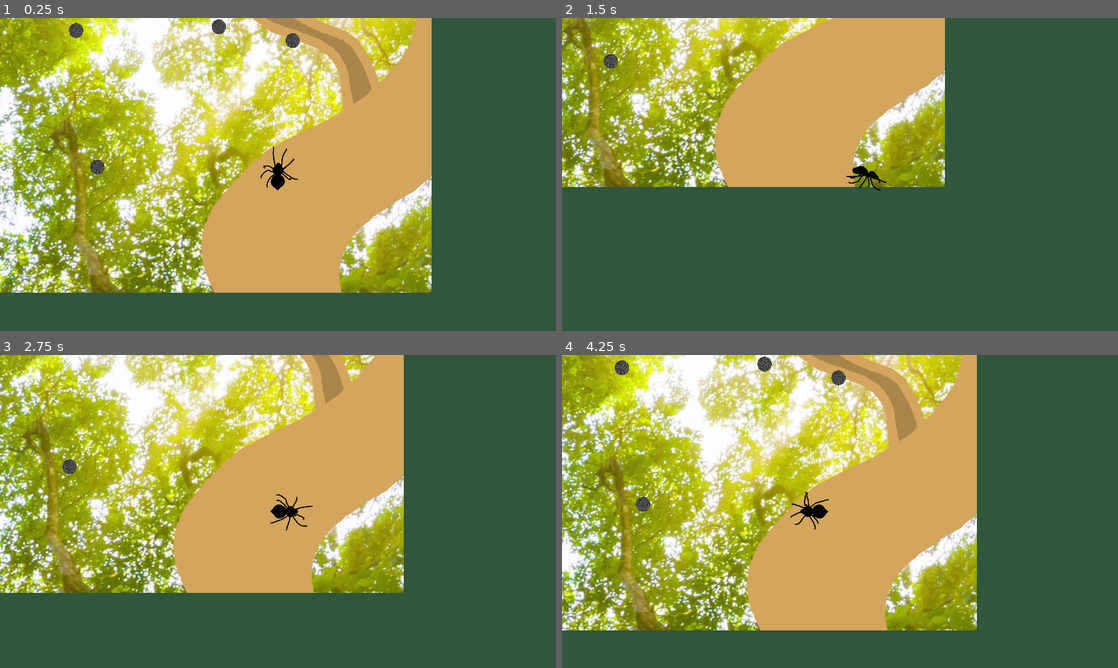
Above: before the commit, frames 1-4 (two rows, left to right).
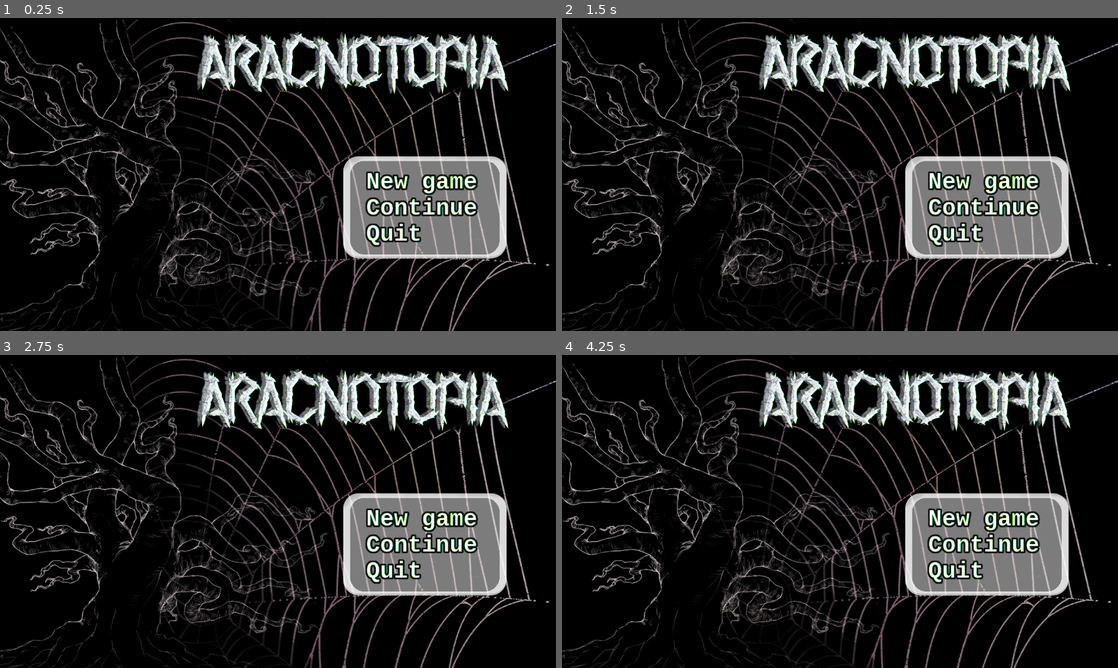
Above: after the commit, the same moments.

Repository: MarmotaGames/aracnotopia
Game: Godot game, scene res://levels/menu/MainMenu.tscn
The game is run twice, just before and just after one commit, with the same random seed, the same clock (stepped at 60 frames per second) and the same inputs. Before the commit the project starts from res://levels/main/main.tscn.
Inputs (mouse positions are in pixels of both pictures, inside the frame that each line leads up to):
- Up to frame 1 (0.25 s): no input
- Up to frame 2 (1.5 s): tap Enter at 0.5 s; move the mouse to (962, 158) at 0.52 s; hold Right (ui_right) 0.53-1.28 s; tap Ctrl (attachOrDetachFromArea) at 0.6 s; click (962, 158) at 0.67 s; move the mouse to (728, 190) at 1.27 s; hold Down (ui_down) from 1.28 s (still down); tap L (dropFromWeb) at 1.35 s
- Up to frame 3 (2.75 s): move the mouse to (333, 442) at 2.02 s; release Down (ui_down) at 2.03 s; press the mouse at (333, 442) at 2.03 s; hold Right (ui_right) from 2.03 s (still down)
- Up to frame 4 (4.25 s): move the mouse to (812, 574) at 2.77 s; release Right (ui_right) at 2.78 s; release the mouse at (812, 574) at 2.78 s; hold Up (ui_up) 2.78-3.53 s; tap Ctrl (attachOrDetachFromArea) at 2.85 s; click (812, 574) at 2.92 s; move the mouse to (1006, 558) at 3.52 s; hold Left (ui_left) from 3.53 s (still down); tap L (dropFromWeb) at 3.6 s

The runs differ from the first frame. In frame 1, 99% of the frame differs, in the area x 0-100%, y 0-100%; in frame 2, 99%; in frame 3, 99%; in frame 4, 99%.

Commit message:
Improve presentation a bit

Diff:
--- a/GodotProject/levels/hub/GreatWeb.tscn
+++ b/GodotProject/levels/hub/GreatWeb.tscn
@@ -7,7 +7,7 @@
 [sub_resource type="RectangleShape2D" id=1]
 
 custom_solver_bias = 0.0
-extents = Vector2( 10, 10 )
+extents = Vector2( 2.36207, 42.6093 )
 
 [node name="Root" type="Node2D"]
 
@@ -15,16 +15,16 @@
 
 [node name="Spider" parent="." index="0" instance=ExtResource( 1 )]
 
-position = Vector2( 673.127, 530.443 )
-_sections_unfolded = [ "Collision" ]
+position = Vector2( 1167.74, 595.859 )
 
 [node name="TheWebSprite" type="Sprite" parent="." index="1"]
 
+modulate = Color( 1, 1, 1, 0.861882 )
 show_behind_parent = true
-position = Vector2( 1050, 605 )
-scale = Vector2( 1.5, 1.35 )
+position = Vector2( 1164.63, 630.228 )
+scale = Vector2( 2.5, 2.5 )
 texture = ExtResource( 2 )
-_sections_unfolded = [ "Transform", "Z Index" ]
+_sections_unfolded = [ "Transform", "Visibility", "Z Index" ]
 
 [node name="UP" type="Area2D" parent="." index="2"]
 
@@ -40,7 +40,7 @@
 
 [node name="LevelUP" type="CollisionShape2D" parent="UP" index="0"]
 
-position = Vector2( 1050, 0 )
+position = Vector2( 1170.78, 56.5096 )
 scale = Vector2( 50, 3 )
 shape = SubResource( 1 )
 _sections_unfolded = [ "Transform" ]
--- a/GodotProject/levels/hub/UP.gd
+++ b/GodotProject/levels/hub/UP.gd
@@ -1,4 +1,4 @@
 extends Area2D
 
 func _on_UP_area_entered(area):
-	get_tree().change_scene("res://levels//main//main.tscn")
+	get_tree().change_scene("res://levels//newWebTest//SpidermanTest.tscn")
--- a/GodotProject/levels/menu/MainMenu.tscn
+++ b/GodotProject/levels/menu/MainMenu.tscn
@@ -1,14 +1,15 @@
-[gd_scene load_steps=5 format=2]
+[gd_scene load_steps=6 format=2]
 
 [ext_resource path="res://levels/menu/Menu.gd" type="Script" id=1]
-[ext_resource path="res://fonts/HELR45W.ttf" type="DynamicFontData" id=2]
+[ext_resource path="res://assets/title/title720p.png" type="Texture" id=2]
+[ext_resource path="res://fonts/HELR45W.ttf" type="DynamicFontData" id=3]
 
 [sub_resource type="DynamicFont" id=1]
 
 size = 50
 use_mipmaps = false
 use_filter = false
-font_data = ExtResource( 2 )
+font_data = ExtResource( 3 )
 _sections_unfolded = [ "Font", "Settings" ]
 
 [sub_resource type="DynamicFont" id=2]
@@ -16,10 +17,10 @@
 size = 45
 use_mipmaps = true
 use_filter = true
-font_data = ExtResource( 2 )
+font_data = ExtResource( 3 )
 _sections_unfolded = [ "Font", "Settings" ]
 
-[node name="MainMenu" type="Control"]
+[node name="MainMenu" type="Control" index="0"]
 
 anchor_left = 0.0
 anchor_top = 0.0
@@ -35,8 +36,15 @@
 size_flags_vertical = 1
 script = ExtResource( 1 )
 
-[node name="Label" type="Label" parent="." index="0"]
+[node name="Sprite" type="Sprite" parent="." index="0"]
 
+texture = ExtResource( 2 )
+centered = false
+_sections_unfolded = [ "Offset" ]
+
+[node name="Label" type="Label" parent="." index="1"]
+
+visible = false
 anchor_left = 0.0
 anchor_top = 0.0
 anchor_right = 0.0
@@ -58,16 +66,17 @@
 max_lines_visible = -1
 _sections_unfolded = [ "custom_fonts" ]
 
-[node name="Play" type="Button" parent="." index="1"]
+[node name="Play" type="Button" parent="." index="2"]
 
+modulate = Color( 1, 1, 1, 0 )
 anchor_left = 0.0
 anchor_top = 0.0
 anchor_right = 0.0
 anchor_bottom = 0.0
-margin_left = 329.0
-margin_top = 128.0
-margin_right = 678.0
-margin_bottom = 241.0
+margin_left = 832.0
+margin_top = 341.0
+margin_right = 1111.0
+margin_bottom = 407.0
 rect_pivot_offset = Vector2( 0, 0 )
 rect_clip_content = false
 focus_mode = 2
@@ -83,6 +92,6 @@
 text = "PLAY"
 flat = false
 align = 1
-_sections_unfolded = [ "custom_fonts" ]
+_sections_unfolded = [ "Visibility", "custom_fonts" ]
 
 [connection signal="pressed" from="Play" to="." method="_on_Play_pressed"]
--- a/GodotProject/levels/newWebTest/SpidermanTest.tscn
+++ b/GodotProject/levels/newWebTest/SpidermanTest.tscn
@@ -1,20 +1,29 @@
-[gd_scene load_steps=6 format=2]
+[gd_scene load_steps=7 format=2]
 
-[ext_resource path="res://objects/Plataforma.tscn" type="PackedScene" id=1]
-[ext_resource path="res://player/Player_rigido.tscn" type="PackedScene" id=2]
-[ext_resource path="res://objects/RoundStone.tscn" type="PackedScene" id=3]
-[ext_resource path="res://areas/DeathArea.tscn" type="PackedScene" id=4]
+[ext_resource path="res://assets/background/background.png" type="Texture" id=1]
+[ext_resource path="res://objects/Plataforma.tscn" type="PackedScene" id=2]
+[ext_resource path="res://player/Player_rigido.tscn" type="PackedScene" id=3]
+[ext_resource path="res://objects/RoundStone.tscn" type="PackedScene" id=4]
+[ext_resource path="res://areas/DeathArea.tscn" type="PackedScene" id=5]
 
 [sub_resource type="RectangleShape2D" id=1]
 
 custom_solver_bias = 0.0
 extents = Vector2( 9.89666, 10 )
 
-[node name="Node2D" type="Node2D" index="0"]
+[node name="Node2D" type="Node2D"]
 
 _sections_unfolded = [ "Transform" ]
 
-[node name="Plataforma" parent="." index="0" instance=ExtResource( 1 )]
+[node name="Sprite" type="Sprite" parent="." index="0"]
+
+modulate = Color( 1, 1, 1, 0.751412 )
+position = Vector2( 3731.86, -217.395 )
+scale = Vector2( 7.5, 7.5 )
+texture = ExtResource( 1 )
+_sections_unfolded = [ "Transform", "Visibility" ]
+
+[node name="Plataforma" parent="." index="1" instance=ExtResource( 2 )]
 
 editor/display_folded = true
 position = Vector2( -5.42822, 903.049 )
@@ -37,116 +46,116 @@
 shape = SubResource( 1 )
 _sections_unfolded = [ "Transform" ]
 
-[node name="Spider" parent="." index="1" instance=ExtResource( 2 )]
+[node name="Spider" parent="." index="2" instance=ExtResource( 3 )]
 
 position = Vector2( -34.9431, 911.59 )
 z_index = 1
 _sections_unfolded = [ "Collision", "Linear", "Transform", "Z Index" ]
 swingImpulse = 600
 
-[node name="RoundStone" parent="." index="2" instance=ExtResource( 3 )]
+[node name="RoundStone" parent="." index="3" instance=ExtResource( 4 )]
 
 position = Vector2( 439.789, 407.852 )
 scale = Vector2( 2, 2 )
 _sections_unfolded = [ "Collision", "Transform" ]
 
-[node name="RoundStone7" parent="." index="3" instance=ExtResource( 3 )]
+[node name="RoundStone7" parent="." index="4" instance=ExtResource( 4 )]
 
 position = Vector2( 1969.89, 407.852 )
 scale = Vector2( 2, 2 )
 _sections_unfolded = [ "Collision", "Transform" ]
 
-[node name="RoundStone5" parent="." index="4" instance=ExtResource( 3 )]
+[node name="RoundStone5" parent="." index="5" instance=ExtResource( 4 )]
 
 position = Vector2( 3500, 450 )
 scale = Vector2( 2, 2 )
 _sections_unfolded = [ "Collision", "Transform" ]
 
-[node name="RoundStone2" parent="." index="5" instance=ExtResource( 3 )]
+[node name="RoundStone2" parent="." index="6" instance=ExtResource( 4 )]
 
 position = Vector2( 5000, 450 )
 scale = Vector2( 2, 2 )
 _sections_unfolded = [ "Collision", "Transform" ]
 
-[node name="RoundStone3" parent="." index="6" instance=ExtResource( 3 )]
+[node name="RoundStone3" parent="." index="7" instance=ExtResource( 4 )]
 
 position = Vector2( 6500, 450 )
 scale = Vector2( 2, 2 )
 _sections_unfolded = [ "Collision", "Transform" ]
 
-[node name="RoundStone6" parent="." index="7" instance=ExtResource( 3 )]
+[node name="RoundStone6" parent="." index="8" instance=ExtResource( 4 )]
 
 position = Vector2( 7185.08, -213.882 )
 scale = Vector2( 2, 2 )
 _sections_unfolded = [ "Collision", "Transform" ]
 
-[node name="RoundStone8" parent="." index="8" instance=ExtResource( 3 )]
+[node name="RoundStone8" parent="." index="9" instance=ExtResource( 4 )]
 
 position = Vector2( 6734.44, -398.916 )
 scale = Vector2( 2, 2 )
 _sections_unfolded = [ "Collision", "Transform" ]
 
-[node name="RoundStone9" parent="." index="9" instance=ExtResource( 3 )]
+[node name="RoundStone9" parent="." index="10" instance=ExtResource( 4 )]
 
 position = Vector2( 6250.29, -600.89 )
 scale = Vector2( 2, 2 )
 _sections_unfolded = [ "Collision", "Transform" ]
 
-[node name="RoundStone10" parent="." index="10" instance=ExtResource( 3 )]
+[node name="RoundStone10" parent="." index="11" instance=ExtResource( 4 )]
 
 position = Vector2( 5747.01, -800.794 )
 scale = Vector2( 2, 2 )
 _sections_unfolded = [ "Collision", "Transform" ]
 
-[node name="RoundStone11" parent="." index="11" instance=ExtResource( 3 )]
+[node name="RoundStone11" parent="." index="12" instance=ExtResource( 4 )]
 
 position = Vector2( 5275.53, -1000 )
 scale = Vector2( 2, 2 )
 _sections_unfolded = [ "Collision", "Transform" ]
 
-[node name="RoundStone12" parent="." index="12" instance=ExtResource( 3 )]
+[node name="RoundStone12" parent="." index="13" instance=ExtResource( 4 )]
 
 position = Vector2( 4735.5, -1200 )
 scale = Vector2( 2, 2 )
 _sections_unfolded = [ "Collision", "Transform" ]
 
-[node name="RoundStone13" parent="." index="13" instance=ExtResource( 3 )]
+[node name="RoundStone13" parent="." index="14" instance=ExtResource( 4 )]
 
 position = Vector2( 4152.74, -1459.93 )
 scale = Vector2( 2, 2 )
 _sections_unfolded = [ "Collision", "Transform" ]
 
-[node name="RoundStone14" parent="." index="14" instance=ExtResource( 3 )]
+[node name="RoundStone14" parent="." index="15" instance=ExtResource( 4 )]
 
 position = Vector2( 3359.28, -1200 )
 scale = Vector2( 2, 2 )
 _sections_unfolded = [ "Collision", "Transform" ]
 
-[node name="RoundStone15" parent="." index="15" instance=ExtResource( 3 )]
+[node name="RoundStone15" parent="." index="16" instance=ExtResource( 4 )]
 
 position = Vector2( 2705.37, -962.52 )
 scale = Vector2( 2, 2 )
 _sections_unfolded = [ "Collision", "Transform" ]
 
-[node name="RoundStone16" parent="." index="16" instance=ExtResource( 3 )]
+[node name="RoundStone16" parent="." index="17" instance=ExtResource( 4 )]
 
 position = Vector2( 2003.29, -707.508 )
 scale = Vector2( 2, 2 )
 _sections_unfolded = [ "Collision", "Transform" ]
 
-[node name="RoundStone17" parent="." index="17" instance=ExtResource( 3 )]
+[node name="RoundStone17" parent="." index="18" instance=ExtResource( 4 )]
 
 position = Vector2( 1238.34, -304.226 )
 scale = Vector2( 2, 2 )
 _sections_unfolded = [ "Collision", "Transform" ]
 
-[node name="RoundStone18" parent="." index="18" instance=ExtResource( 3 )]
+[node name="RoundStone18" parent="." index="19" instance=ExtResource( 4 )]
 
 position = Vector2( 833.974, 4.35217 )
 scale = Vector2( 2, 2 )
 _sections_unfolded = [ "Collision", "Transform" ]
 
-[node name="Plataforma3" parent="." index="19" instance=ExtResource( 1 )]
+[node name="Plataforma3" parent="." index="20" instance=ExtResource( 2 )]
 
 editor/display_folded = true
 position = Vector2( 4178.25, -1022.05 )
@@ -169,12 +178,12 @@
 shape = SubResource( 1 )
 _sections_unfolded = [ "Transform" ]
 
-[node name="Plataforma2" parent="." index="20" instance=ExtResource( 1 )]
+[node name="Plataforma2" parent="." index="21" instance=ExtResource( 2 )]
 
 position = Vector2( 7913.5, 510.625 )
 scale = Vector2( 2, 2 )
 
-[node name="DeathArea" parent="." index="21" instance=ExtResource( 4 )]
+[node name="DeathArea" parent="." index="22" instance=ExtResource( 5 )]
 
 position = Vector2( 4864.22, -2018.55 )
 scale = Vector2( 9, 10 )
--- a/GodotProject/project.godot
+++ b/GodotProject/project.godot
@@ -11,7 +11,7 @@
 [application]
 
 config/name="Aracnotopia"
-run/main_scene="res://levels/main/main.tscn"
+run/main_scene="res://levels/menu/MainMenu.tscn"
 config/icon="res://icon.png"
 
 [display]
@@ -59,5 +59,5 @@
 
 [rendering]
 
-environment/default_clear_color=Color( 0.196472, 0.339844, 0.232315, 1 )
+environment/default_clear_color=Color( 0.168408, 0.167755, 0.179688, 1 )
 environment/default_environment="res://default_env.tres"
Not shown, added: GodotProject/assets/title/Typical-orb-web-photo.jpg.import
Not shown, added: GodotProject/assets/title/Typical-orb-web-photo.jpg
